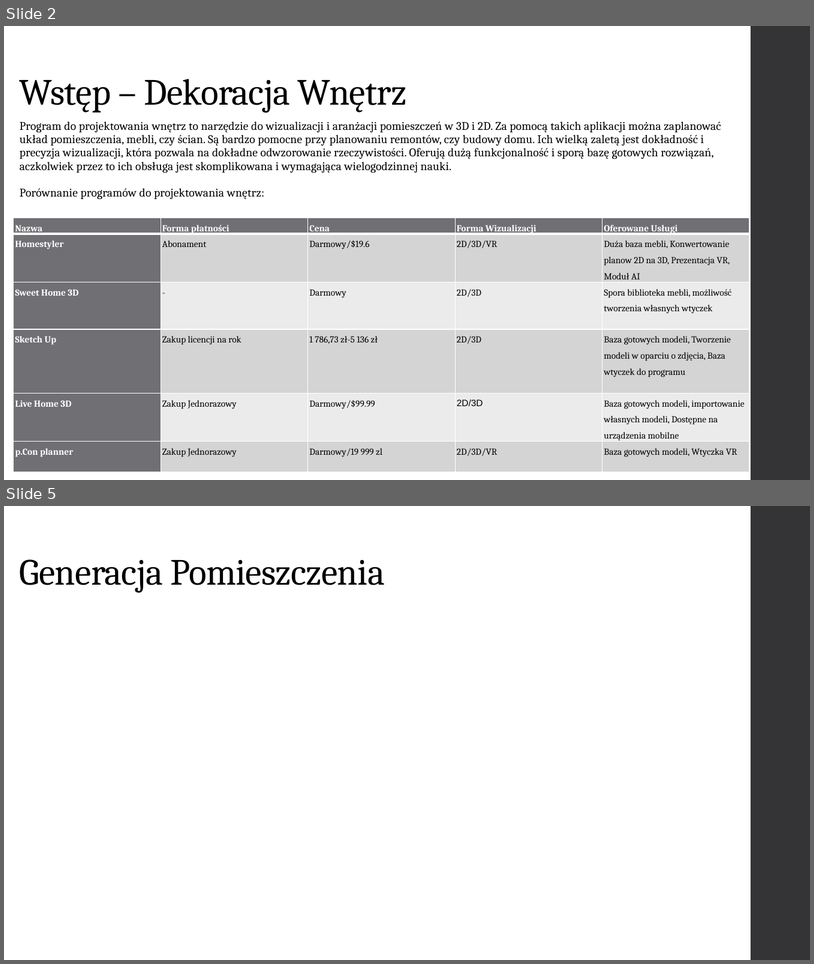
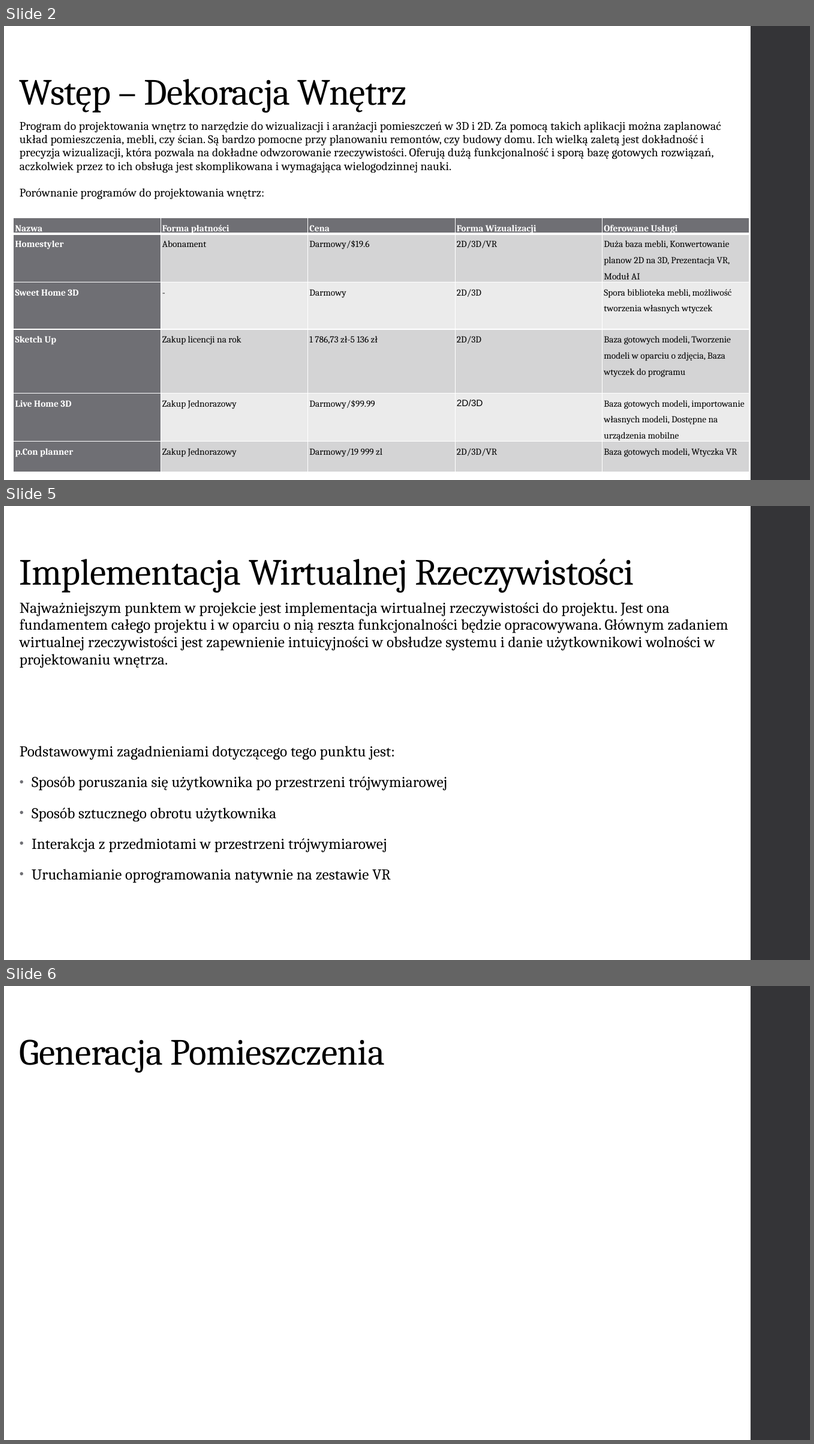
Before and after one commit to GlitchedGuest/PracaInzynieryjska, a slide deck: PrezentacjaAndrzejParuch.pptx. Shown one above the other, each under a label of ours: slides 2 and 5 before the commit, slides 2, 5 and 6 after it; the slides between them are not shown. The pictures are 814x964 and 814x1444 pixels, drawn with LibreOffice and Linux fonts; fonts in the diff are those of the drawing. Boxes give left, top, right and bottom in pixels: in the first picture for what was removed or moved away, otherwise in the second. Text is boxed around its words. In the diff, an @@ line names an element or a change of style, - is before the commit and + after.

```diff
--- a/PrezentacjaAndrzejParuch.pptx
+++ b/PrezentacjaAndrzejParuch.pptx
@@ slide 5 added at [4,506,810,960], background #FFFFFF; not listed: 1 template element that a slide beside it also shows @@
@@ title added at [20,558,634,593], 44 pt, text #000000 @@
+Implementacja Wirtualnej Rzeczywistości
@@ text added at [20,602,729,883], 18 pt, text #000000 @@
+Najważniejszym punktem w projekcie jest implementacja wirtualnej rzeczywistości do projektu. Jest ona fundamentem całego projektu i w oparciu o nią reszta funkcjonalności będzie opracowywana. Głównym zadaniem wirtualnej rzeczywistości jest zapewnienie intuicyjności w obsłudze systemu i danie użytkownikowi wolności w projektowaniu wnętrza.
+Podstawowymi zagadnieniami dotyczącego tego punktu jest:
+• Sposób poruszania się użytkownika po przestrzeni trójwymiarowej
+• Sposób sztucznego obrotu użytkownika
+• Interakcja z przedmiotami w przestrzeni trójwymiarowej
+• Uruchamianie oprogramowania natywnie na zestawie VR
@@ what was slide 5 is now slide 6 @@
```
Also in this commit, not shown: 2 slides changed.
